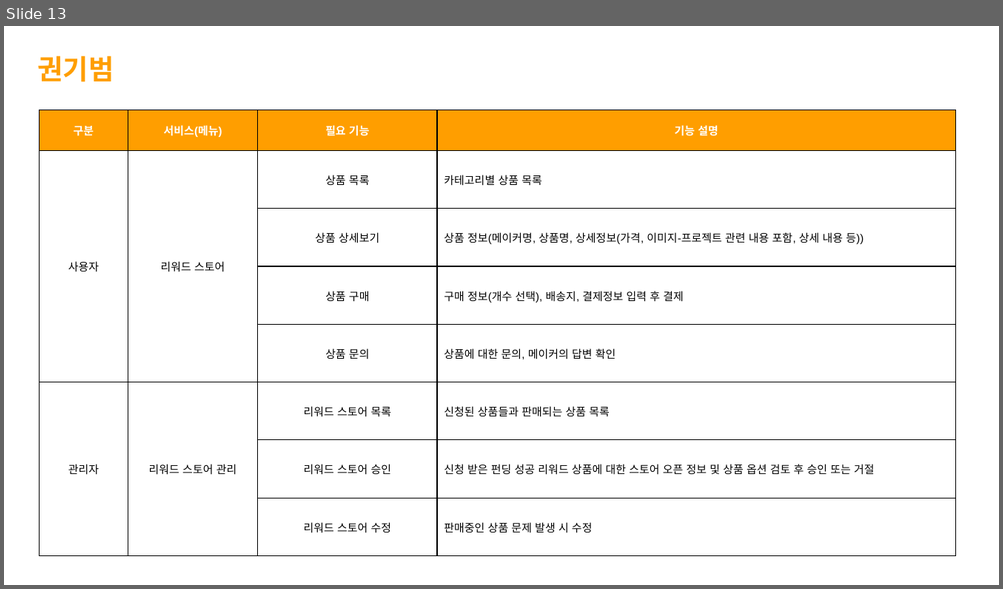
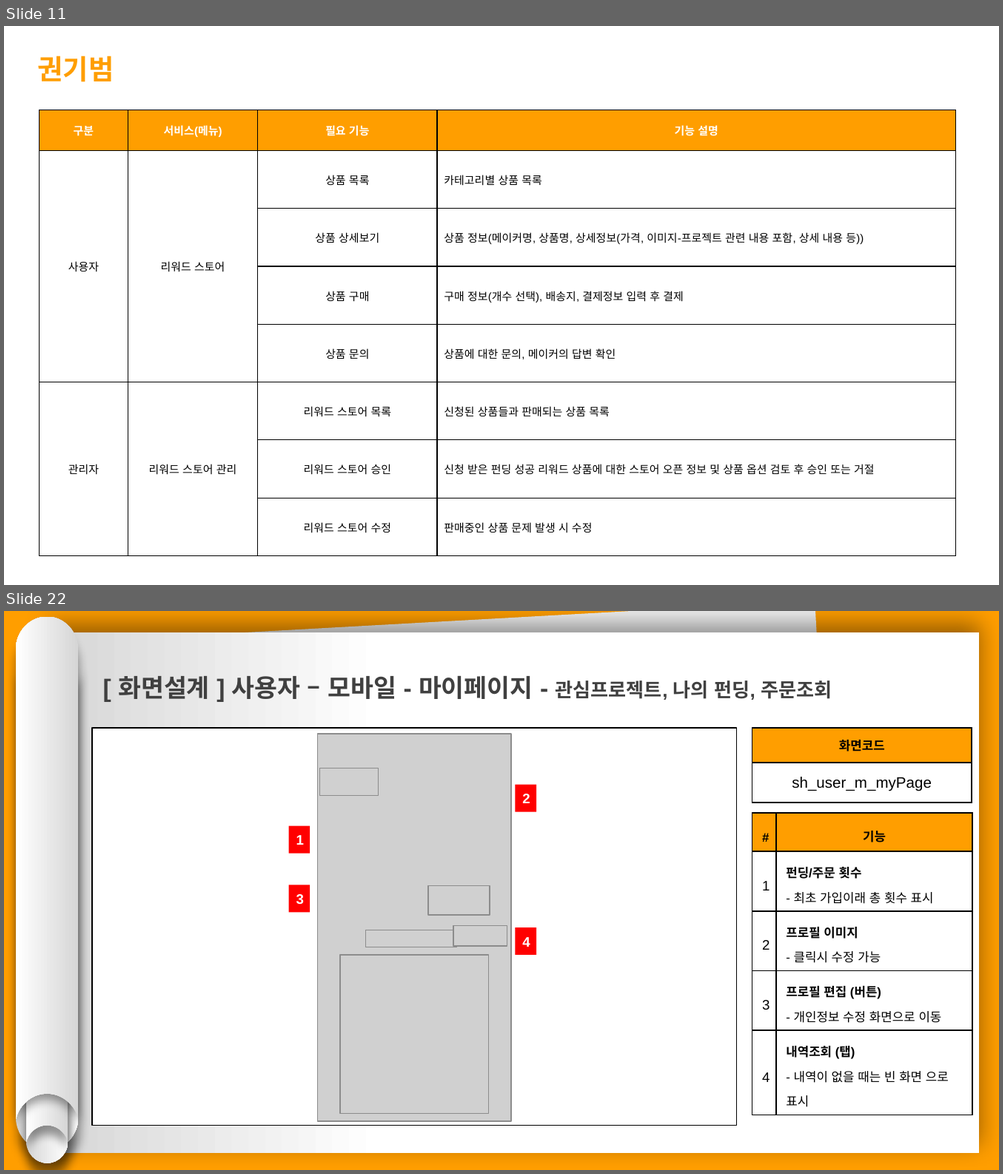
Before and after one commit to hhsw07/ezen-academy-projects, a slide deck: 0 발표용 파워포인트/0508 1차발표/0508 project06 - 파워포인트 종합.pptx. Shown one above the other, each under a label of ours: slide 13 before the commit, slides 11 and 22 after it; the slides between them are not shown. The pictures are 1003x589 and 1003x1174 pixels, drawn with LibreOffice and Linux fonts; fonts in the diff are those of the drawing; grey boxes stand for pictures. Boxes give left, top, right and bottom in pixels: in the first picture for what was removed or moved away, otherwise in the second. Text is boxed around its words. In the diff, an @@ line names an element or a change of style, - is before the commit and + after.

```diff
--- a/0 발표용 파워포인트/0508 1차발표/0508 project06 - 파워포인트 종합.pptx
+++ b/0 발표용 파워포인트/0508 1차발표/0508 project06 - 파워포인트 종합.pptx
@@ slide 22 added at (x1=4, y1=611, x2=999, y2=1170), background #FF9E00 @@
@@ group added at (x1=16, y1=617, x2=79, y2=1163): 4 freeform shapes @@
@@ rectangle added at (x1=47, y1=632, x2=979, y2=1153), fill gradient #FFFFFF to #D7D7D7 @@
@@ rectangle added at (x1=58, y1=611, x2=842, y2=1150), fill #F2F2F2 @@
@@ text added at (x1=118, y1=676, x2=831, y2=700), 18 pt, text #404040, bold @@
+[ 화면설계 ] 사용자 – 모바일 - 마이페이지 - 관심프로젝트, 나의 펀딩, 주문조회
@@ rectangle added at (x1=93, y1=729, x2=737, y2=1126), fill #FFFFFF, outline #000000 0.75 pt @@
@@ picture added at (x1=317, y1=735, x2=510, y2=1122) @@
@@ table added at (x1=752, y1=729, x2=970, y2=803), 2 rows, 1 columns @@
+화면코드
+sh_user_m_myPage
@@ picture added at (x1=319, y1=768, x2=378, y2=796) @@
@@ rectangle added at (x1=515, y1=785, x2=536, y2=812), fill #FF0000, 10 pt, text #FFFFFF, bold @@
+2
@@ rectangle added at (x1=288, y1=826, x2=310, y2=853), fill #FF0000, 10 pt, text #FFFFFF, bold @@
+1
@@ table added at (x1=752, y1=813, x2=970, y2=1115), 5 rows, 2 columns @@
+# | 기능
+1 | 펀딩/주문 횟수 / - 최초 가입이래 총 횟수 표시
+2 | 프로필 이미지 / - 클릭시 수정 가능
+3 | 프로필 편집 (버튼) / - 개인정보 수정 화면으로 이동
+4 | 내역조회 (탭) / - 내역이 없을 때는 빈 화면 으로 표시
@@ rectangle added at (x1=288, y1=886, x2=310, y2=912), fill #FF0000, 10 pt, text #FFFFFF, bold @@
+3
@@ picture added at (x1=428, y1=886, x2=489, y2=914) @@
@@ picture added at (x1=365, y1=930, x2=457, y2=947) @@
@@ picture added at (x1=453, y1=926, x2=507, y2=946) @@
@@ rectangle added at (x1=515, y1=928, x2=536, y2=955), fill #FF0000, 10 pt, text #FFFFFF, bold @@
+4
@@ picture added at (x1=340, y1=955, x2=489, y2=1113) @@
@@ what was slide 13 is now slide 11 @@
```
Also in this commit, not shown: 8 slides changed, 9 other slides added, 12 slides removed.
